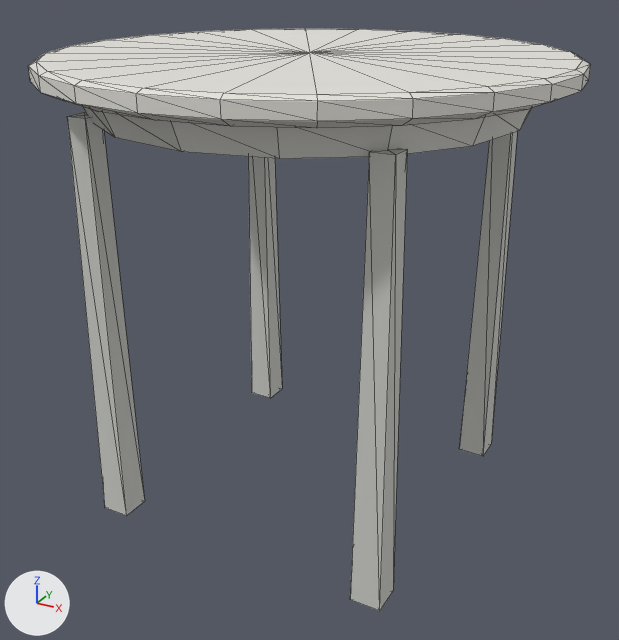
A saved change to the glTF model assets/environments/pool/props/pool_table.glb.
The view is the same before and after, from a camera (50 mm lens) standing at (0.639, -1.162, 0.888) and looking at (0.011, -0.02, 0.317). Arrows for +X, +Y and +Z are at lower left; the lights stay in place. The picture after the commit comes second. Mesh edges are drawn as thin lines. Vertices at exactly the same position are counted once.

Names of what the first picture shows: 'core_pool_table'.
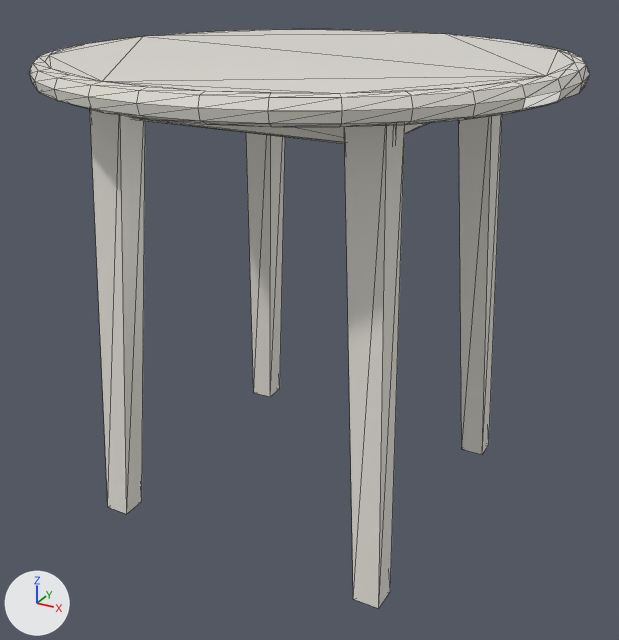
Changed parts and their boxes [x1, y1, x2, y2] in the pictures (619 x 640 px):
'core_pool_table', reshaped
    before: [28, 29, 591, 611]
    after: [29, 29, 590, 609]
part 1 of me_core_pool_table, rebuilt
    before: [28, 29, 591, 128]
    after: [29, 29, 590, 127]
part 2 of me_core_pool_table, rebuilt (7% wider)
    before: [350, 148, 407, 611]
    after: [344, 125, 405, 609]
part 3 of me_core_pool_table, rebuilt (14% wider, 9% taller)
    before: [248, 156, 282, 398]
    after: [246, 133, 285, 397]
part 4 of me_core_pool_table, rebuilt (29% narrower)
    before: [67, 112, 145, 516]
    after: [90, 109, 145, 514]
part 5 of me_core_pool_table, rebuilt (25% narrower)
    before: [459, 132, 517, 456]
    after: [459, 115, 502, 455]
part 6 of me_core_pool_table, added
    after: [131, 117, 345, 144]
part 7 of me_core_pool_table, added (mostly hidden)
    after: [405, 122, 431, 134]
part 8 of me_core_pool_table, deleted
    before: [83, 107, 532, 159]

The change in detail:
Picture 'pool_materials' (img_pool_materials) is new.
Material 'Pool_resin' (mat_pool_resin) is new.
Its texture is img_pool_materials.
Its roughness is 0.3.
me_core_pool_table is used by ob_core_pool_table; location (0.0, 0.0, 0.0).
me_core_pool_table had 172 vertices, 320 faces and spanned x -0.4..0.4, y -0.4..0.4, z 0.0..0.74.
me_core_pool_table no longer uses material mat_satin_resin.
me_core_pool_table now has 288 vertices, 540 faces and spans x -0.4..0.4, y -0.4..0.4, z 0.0..0.74.
me_core_pool_table part 1: the loose piece of 98 vertices spanning x -0.4..0.4, y -0.4..0.4, z 0.701..0.74 is rebuilt with 160 vertices and now spans x -0.4..0.4, y -0.4..0.4, z 0.704..0.74, in mat_pool_resin (picture img_pool_materials).
me_core_pool_table part 2: the loose piece of 10 vertices spanning x 0.211..0.259, y -0.259..-0.211, z 0.0..0.665 is rebuilt with 8 vertices and now spans x 0.172..0.255, y -0.255..-0.172, z 0.0..0.707, in mat_pool_resin (picture img_pool_materials).
me_core_pool_table part 3: the loose piece of 10 vertices spanning x -0.259..-0.211, y 0.211..0.259, z 0.0..0.665 is rebuilt with 8 vertices and now spans x -0.255..-0.172, y 0.172..0.255, z 0.0..0.707, in mat_pool_resin (picture img_pool_materials).
me_core_pool_table part 4: the loose piece of 10 vertices spanning x -0.259..-0.211, y -0.259..-0.211, z 0.0..0.665 is rebuilt with 8 vertices and now spans x -0.255..-0.172, y -0.255..-0.172, z 0.0..0.707, in mat_pool_resin (picture img_pool_materials).
me_core_pool_table part 5: the loose piece of 10 vertices spanning x 0.211..0.259, y 0.211..0.259, z 0.0..0.665 is rebuilt with 8 vertices and now spans x 0.172..0.255, y 0.172..0.255, z 0.0..0.707, in mat_pool_resin (picture img_pool_materials).
me_core_pool_table part 6: a new loose piece of 24 vertices spanning x -0.228..0.228, y -0.207..-0.193, z 0.66..0.704, in mat_pool_resin (picture img_pool_materials).
me_core_pool_table part 7: a new loose piece of 24 vertices spanning x 0.193..0.207, y -0.2..0.2, z 0.66..0.704, in mat_pool_resin (picture img_pool_materials).
Part 8, on me_core_pool_table:
34 vertices are removed from x -0.345..0.345, y -0.345..0.345, z 0.656..0.704.
64 faces are deleted.
Other edits to the shape of me_core_pool_table do not show in these pictures.
me_core_pool_table gains material mat_pool_resin (picture img_pool_materials).
